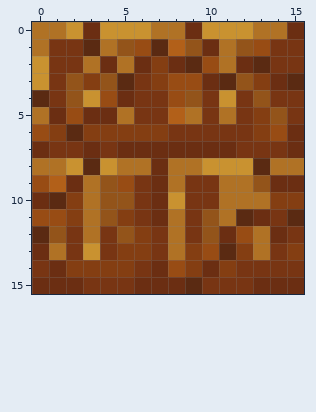
Two versions of one pixel-art sprite, textures/tms_amber_cracked_brick.png. Above, as it was before the edit.
The file is 16x16 pixels.
After:
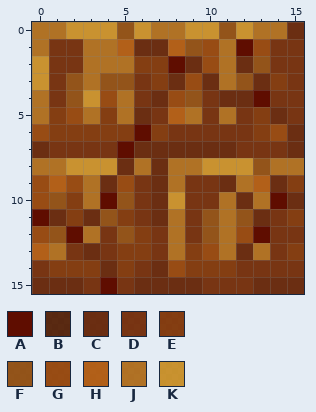
Palette (. is transparent): A #5f0d00  B #4f1d00e8  C #622200e8  D #712901e8  E #7e3300e8  F #8e4c08e8  G #944302e8  H #b05907e8  J #ae6c14e8  K #c99020e8
Diff:
@@ x 0..15 @@
- 0 JJKCKKKJJCKKKJJC
- 1 JDDBJFGBHFCJFGDD
- 2 KDDJCJCECBGJCBDD
- 3 KDFEFBDEGGCBFECB
- 4 BDFKGCDDGFDKDFDD
- 5 JCGCCJDDHJDJDEFD
- 6 GEBEEEEEDDDDDEGC
- 7 CDDCDCCCCCCCDDDC
- 8 JJKBKJJCJJKKKBJJ
- 9 GHCJFGDCJDDJJFCC
-10 CBEJFFDCKDDJJJEE
-11 GGEJFEDCJDFJBCDB
-12 BFDJDFEDJDFCGJCD
-13 CJDKDEEDJEGBEJDE
-14 DCEEEEDCGECEDDDD
-15 CCCDDDCCCBDDDCCC
+ 0 JJKKKFKJJKKFKJJC
+ 1 JDDJJHCCHFGJAGDD
+ 2 KDDJJJEEACGJCFDD
+ 3 KDFJFFDECGCJFCED
+ 4 JDFKGJDCGFDCCADD
+ 5 JEGJEJCDHJDJDECD
+ 6 GEEEEEAEDDDDDEGC
+ 7 CDDDDACCCCCCDDDC
+ 8 JJKKKCJCJJKKKFJJ
+ 9 GHGJCGDCJDDCJHCE
+10 GFEJAFDCKDDJCJAC
+11 ACECFEDCJDFJFCDE
+12 GFAJDFEDJDFJGADD
+13 HJDCDEEDJEGJCJDE
+14 DEEECEDCGEEEDDDD
+15 CCCDADCCCCDDDCCC
Where, in picture pixels (left, top, right, bottom), the same in both pictures:
changed: (32, 22, 304, 294)
